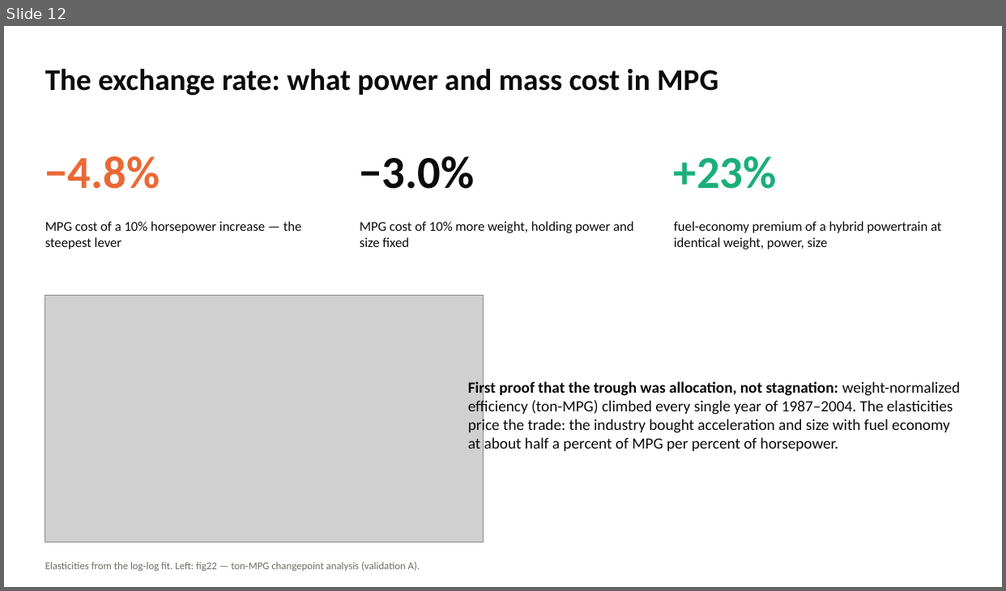
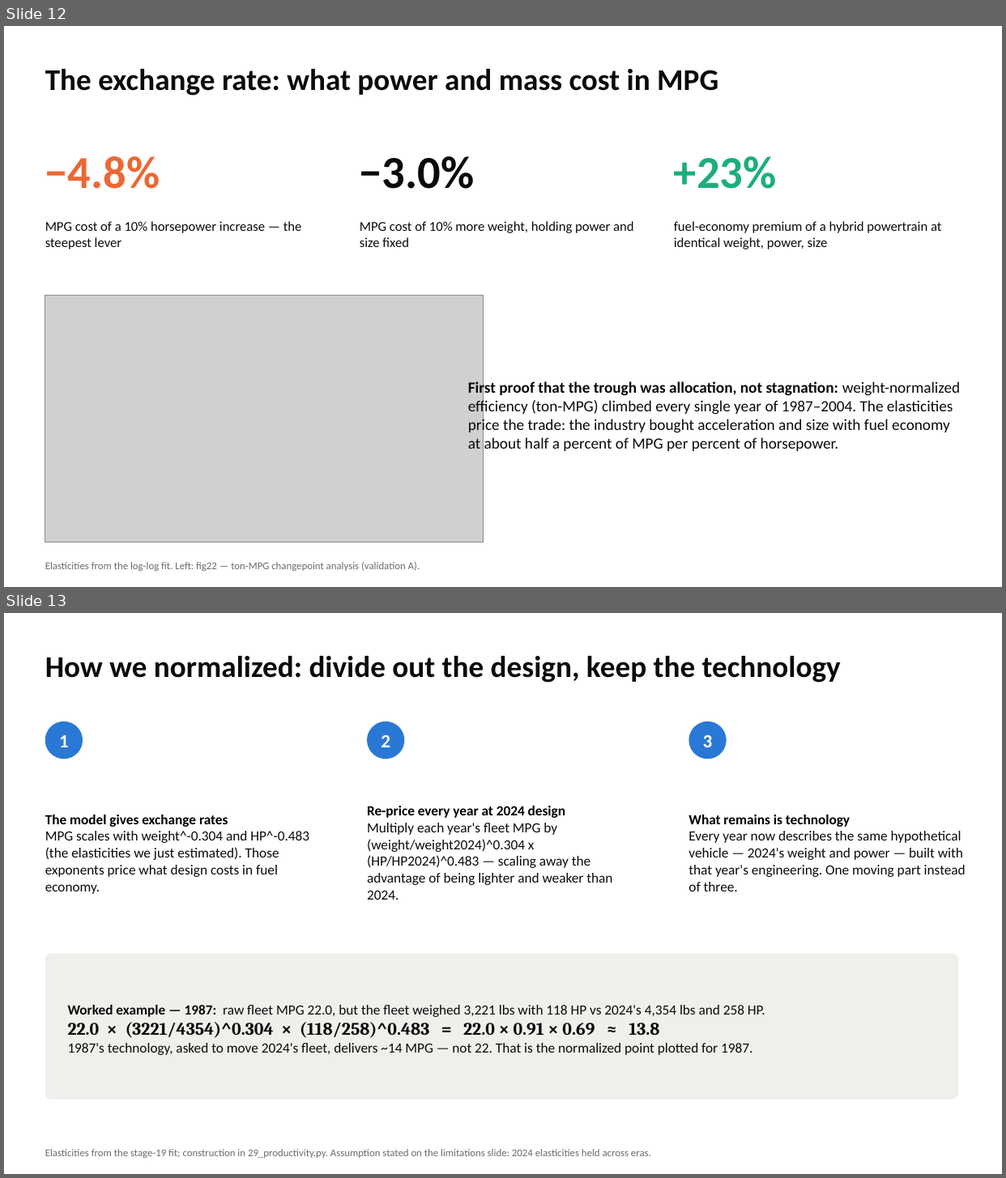
Before and after one commit to SCherwonik/OS3180, a slide deck: MPG Prediction Deck.pptx. Shown one above the other, each under a label of ours: slide 12 before the commit, slides 12 and 13 after it. The pictures are 1006x591 and 1006x1178 pixels, drawn with LibreOffice and Linux fonts; fonts in the diff are those of the drawing; grey boxes stand for pictures. Boxes give left, top, right and bottom in pixels: in the first picture for what was removed or moved away, otherwise in the second. Text is boxed around its words. In the diff, an @@ line names an element or a change of style, - is before the commit and + after.

```diff
--- a/MPG Prediction Deck.pptx
+++ b/MPG Prediction Deck.pptx
@@ slide 13 added at (4,613,1002,1174), background #FFFFFF @@
@@ text added at (45,656,841,683), 29 pt, text #0B0B0B, bold @@
+How we normalized: divide out the design, keep the technology
@@ ellipse added at (45,722,83,759), fill #2A78D6 @@
@@ ellipse added at (367,722,404,759), fill #2A78D6 @@
@@ ellipse added at (689,722,727,759), fill #2A78D6 @@
@@ text added at (59,735,69,747), 18 pt, text #FFFFFF, bold @@
+1
@@ text added at (381,735,390,747), 18 pt, text #FFFFFF, bold @@
+2
@@ text added at (703,735,713,747), 18 pt, text #FFFFFF, bold @@
+3
@@ text added at (367,806,612,900), 13.5 pt, text #0B0B0B @@
+Re-price every year at 2024 design
+Multiply each year's fleet MPG by (weight/weight2024)^0.304 x (HP/HP2024)^0.483 — scaling away the advantage of being lighter and weaker than 2024.
@@ text added at (45,815,309,894), 13.5 pt, text #0B0B0B @@
+The model gives exchange rates
+MPG scales with weight^-0.304 and HP^-0.483 (the elasticities we just estimated). Those exponents price what design costs in fuel economy.
@@ text added at (688,815,965,892), 13.5 pt, text #0B0B0B @@
+What remains is technology
+Every year now describes the same hypothetical vehicle — 2024's weight and power — built with that year's engineering. One moving part instead of three.
@@ rounded rectangle added at (45,954,958,1100), fill #F0EFEC @@
@@ text added at (68,1005,765,1055), 13.5 pt, text #0B0B0B @@
+Worked example — 1987: raw fleet MPG 22.0, but the fleet weighed 3,221 lbs with 118 HP vs 2024's 4,354 lbs and 258 HP.
+22.0 × (3221/4354)^0.304 × (118/258)^0.483 = 22.0 × 0.91 × 0.69 ≈ 13.8
+1987's technology, asked to move 2024's fleet, delivers ~14 MPG — not 22. That is the normalized point plotted for 1987.
@@ text added at (45,1149,651,1158), 10 pt, text #6E6C66 @@
+Elasticities from the stage-19 fit; construction in 29_productivity.py. Assumption stated on the limitations slide: 2024 elasticities held across eras.
```
